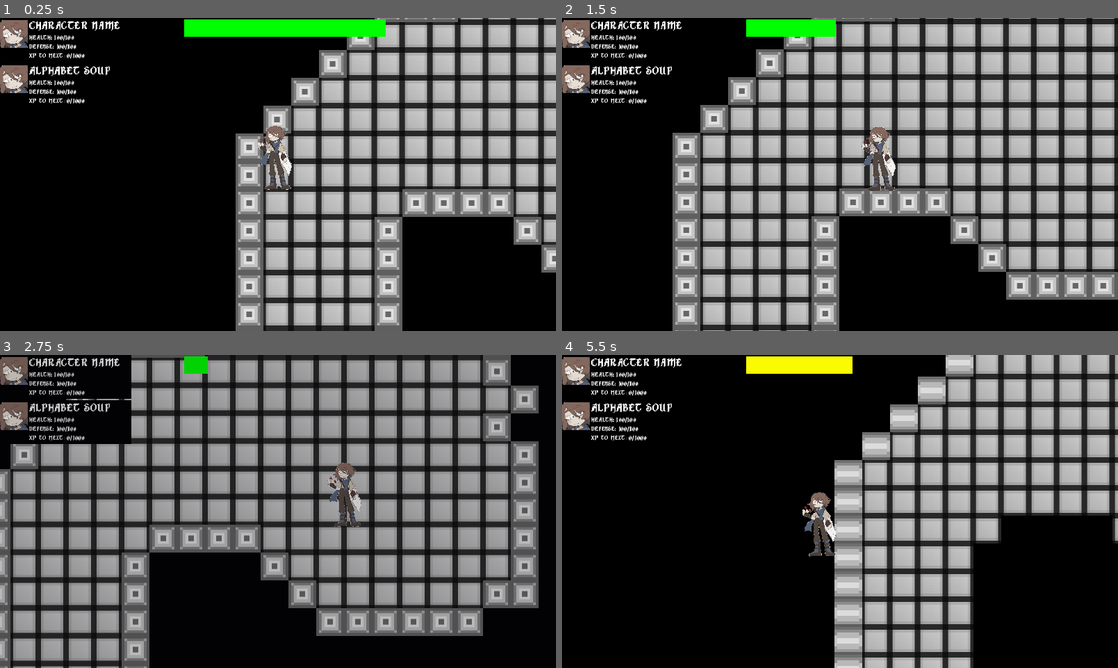
Above: before the commit, frames 1-4 (two rows, left to right).
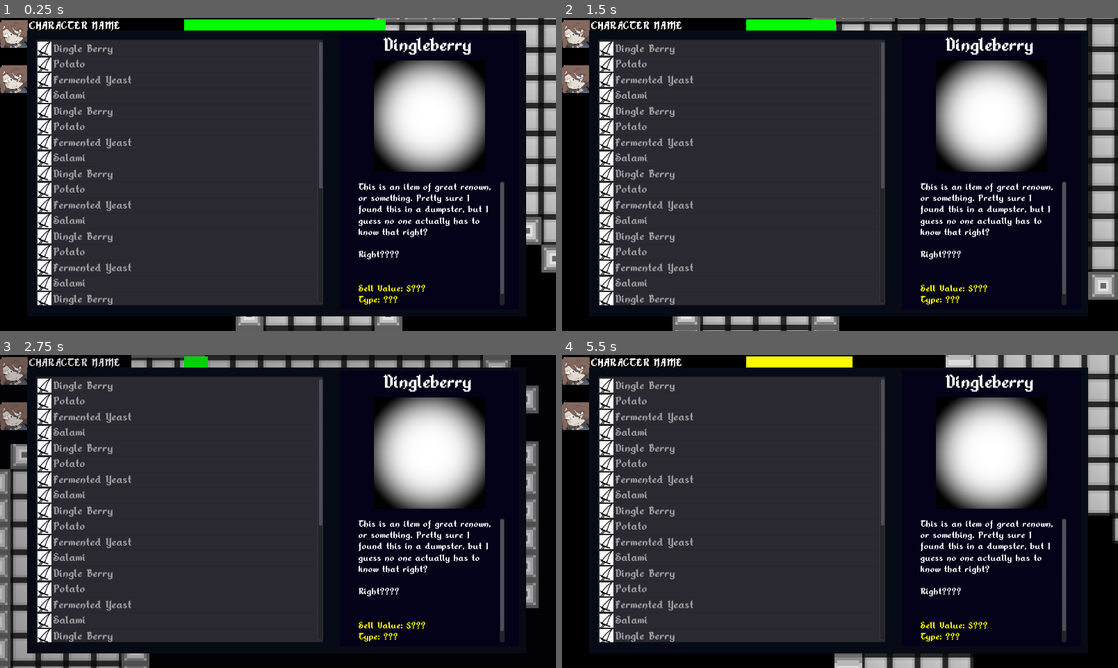
Above: after the commit, the same moments.

Repository: Xpost2000/G.G.D.C.-Team-Project
Game: Godot game, scene res://main_scene/MainGameScreen.tscn
Two runs of this game, one before a commit and one after it. Both use one fixed random seed, a clock stepped at 60 frames per second and the inputs below.
Inputs:
- Up to frame 1 (0.25 s): no input
- Up to frame 2 (1.5 s): tap Enter at 0.5 s; hold Right (ui_right) 0.53-1.28 s; hold Shift (game_sprinting_action) 0.53-1.28 s; hold Down (ui_down) from 1.28 s (still down); tap Shift (game_sprinting_action) at 1.35 s
- Up to frame 3 (2.75 s): release Down (ui_down) at 2.03 s; hold Right (ui_right) from 2.03 s (still down); hold Shift (game_sprinting_action) from 2.03 s (still down)
- Up to frame 4 (5.5 s): release Right (ui_right) at 2.78 s; release Shift (game_sprinting_action) at 2.78 s; hold Up (ui_up) 2.78-3.53 s; tap Shift (game_sprinting_action) at 2.85, 4.35 s; hold Shift (game_sprinting_action) 3.53-4.28 s; hold Left (ui_left) 3.53-5.03 s; hold Down (ui_down) from 5.03 s (still down); hold Shift (game_sprinting_action) from 5.03 s (still down)

The runs differ from the first frame. In frame 1, 68% of the frame differs, in the area x 4-95%, y 4-96%; in frame 2, 65%; in frame 3, 67%; in frame 4, 67%.

Commit message:
inventory scaffolding

Diff:
--- /dev/null
+++ b/ui/Inventory.gd
@@ -0,0 +1,22 @@
+extends ColorRect
+
+onready var inventory_item_list = $InventoryItemList;
+
+onready var item_preview_widget = $ItemPreview;
+
+func update_based_on_entity(thing):
+	.please_error_out_because_this_isnt_done_yet();
+
+func _ready():
+	pass
+
+func _on_InventoryItemList_item_activated(index):
+	# empty for now.
+	pass;
+
+func _on_InventoryItemList_nothing_selected():
+	item_preview_widget.set_information("Nothing!", "Can you believe that? Nothing at all!", null);
+
+func _on_InventoryItemList_item_selected(index):
+	var item_name = inventory_item_list.get_item_text(index);
+	item_preview_widget.set_preview_name(item_name);
--- /dev/null
+++ b/ui/ItemPreview.gd
@@ -0,0 +1,23 @@
+extends ColorRect
+
+onready var item_preview_name = $ItemName;
+onready var item_preview_sprite = $ItemPreviewSprite;
+onready var item_preview_description = $ItemDescription;
+
+func set_preview_name(name):
+	item_preview_name.text = name;
+
+func set_preview_description(description):
+	item_preview_description.text = description;
+
+func set_preview_sprite(sprite_texture):
+	if sprite_texture:
+		item_preview_sprite.texture = sprite_texture;
+	else:
+		item_preview_sprite.texture = load("res://images/inventory-icons/previews/preview_unknown_item.png");
+
+func set_information(name, description, preview_texture):
+	print("annoying reminder, use .bbcode later!!!");
+	set_preview_name(name);
+	set_preview_sprite(preview_texture);
+	set_preview_description(description);
--- a/ui/UILayer.gd
+++ b/ui/UILayer.gd
@@ -4,6 +4,13 @@
 onready var stamina_bar = $SprintingStaminaBar;
 onready var stamina_bar_max_dimensions = $SprintingStaminaBar.rect_size;
 onready var ui_dimmer = $DimmerRect;
+onready var inventory_ui = $InventoryUI;
+
+var test_names = ["Dingle Berry", "Potato", "Fermented Yeast", "Salami"];
+func _ready():
+	inventory_ui.get_node("Inventory/InventoryItemList").fixed_icon_size = Vector2(32,32);
+	for i in range(0, 30):
+		inventory_ui.get_node("Inventory/InventoryItemList").add_item(test_names[i % 4], load("res://images/inventory-icons/dumpy_sword.png"));
 
 func _on_PlayerCharacter_report_sprinting_information(stamina_percent, can_sprint, _trying_to_sprint):
 	if can_sprint:
@@ -41,4 +48,3 @@
 				fade_hold_timer += delta;
 			else:
 				fade_hold_timer = 0;
-	pass;
--- a/ui/UILayer.tscn
+++ b/ui/UILayer.tscn
@@ -1,10 +1,13 @@
-[gd_scene load_steps=9 format=2]
+[gd_scene load_steps=16 format=2]
 
 [ext_resource path="res://fonts/Alkhemikal.ttf" type="DynamicFontData" id=1]
 [ext_resource path="res://images/party-icons/main_character_icon.png" type="Texture" id=2]
 [ext_resource path="res://ui/UILayer.gd" type="Script" id=3]
 [ext_resource path="res://ui/DimmerRect.gd" type="Script" id=4]
 [ext_resource path="res://ui/PartyMemberCard.tscn" type="PackedScene" id=5]
+[ext_resource path="res://images/light_blob.png" type="Texture" id=6]
+[ext_resource path="res://ui/Inventory.gd" type="Script" id=7]
+[ext_resource path="res://ui/ItemPreview.gd" type="Script" id=8]
 
 [sub_resource type="DynamicFont" id=1]
 size = 30
@@ -15,6 +18,22 @@
 
 [sub_resource type="Theme" id=3]
 default_font = SubResource( 2 )
+
+[sub_resource type="DynamicFont" id=4]
+size = 30
+use_mipmaps = true
+font_data = ExtResource( 1 )
+
+[sub_resource type="Theme" id=5]
+default_font = SubResource( 4 )
+
+[sub_resource type="DynamicFont" id=6]
+size = 24
+font_data = ExtResource( 1 )
+
+[sub_resource type="DynamicFont" id=7]
+size = 49
+font_data = ExtResource( 1 )
 
 [node name="UILayer" type="CanvasLayer"]
 layer = 0
@@ -119,3 +138,88 @@
 "_edit_use_anchors_": false
 }
 disabled = true
+
+[node name="InventoryUI" type="Control" parent="."]
+margin_left = 63.0
+margin_top = 29.0
+margin_right = 103.0
+margin_bottom = 69.0
+__meta__ = {
+"_edit_use_anchors_": false
+}
+
+[node name="Inventory" type="ColorRect" parent="InventoryUI"]
+margin_right = 1148.0
+margin_bottom = 657.0
+color = Color( 0.0313726, 0.0470588, 0.0901961, 1 )
+script = ExtResource( 7 )
+__meta__ = {
+"_edit_use_anchors_": false
+}
+
+[node name="InventoryItemList" type="ItemList" parent="InventoryUI/Inventory"]
+margin_left = 20.0
+margin_top = 21.0
+margin_right = 681.0
+margin_bottom = 632.0
+theme = SubResource( 5 )
+__meta__ = {
+"_edit_use_anchors_": false
+}
+
+[node name="ItemPreview" type="ColorRect" parent="InventoryUI/Inventory"]
+margin_left = 719.005
+margin_top = 7.66974
+margin_right = 1132.0
+margin_bottom = 641.67
+color = Color( 0.0196078, 0.0117647, 0.0980392, 1 )
+script = ExtResource( 8 )
+__meta__ = {
+"_edit_use_anchors_": false
+}
+
+[node name="ItemDescription" type="RichTextLabel" parent="InventoryUI/Inventory/ItemPreview"]
+margin_left = 43.4938
+margin_top = 339.303
+margin_right = 380.494
+margin_bottom = 624.303
+custom_fonts/normal_font = SubResource( 6 )
+bbcode_enabled = true
+bbcode_text = "This is an item of great renown, or something. Pretty sure I found this in a dumpster, but I guess no one actually has to know that right?
+
+Right????
+
+[color=yellow]
+Sell Value: $???
+Type: ???
+[/color]"
+text = "This is an item of great renown, or something. Pretty sure I found this in a dumpster, but I guess no one actually has to know that right?
+
+Right????
+
+
+Sell Value: $???
+Type: ???
+"
+__meta__ = {
+"_edit_use_anchors_": false
+}
+
+[node name="ItemPreviewSprite" type="Sprite" parent="InventoryUI/Inventory/ItemPreview"]
+position = Vector2( 206.66, 188.295 )
+texture = ExtResource( 6 )
+
+[node name="ItemName" type="Label" parent="InventoryUI/Inventory/ItemPreview"]
+margin_left = 16.991
+margin_top = 1.66284
+margin_right = 387.991
+margin_bottom = 68.6628
+custom_fonts/font = SubResource( 7 )
+text = "Dingleberry"
+align = 1
+__meta__ = {
+"_edit_use_anchors_": false
+}
+[connection signal="item_activated" from="InventoryUI/Inventory/InventoryItemList" to="InventoryUI/Inventory" method="_on_InventoryItemList_item_activated"]
+[connection signal="item_selected" from="InventoryUI/Inventory/InventoryItemList" to="InventoryUI/Inventory" method="_on_InventoryItemList_item_selected"]
+[connection signal="nothing_selected" from="InventoryUI/Inventory/InventoryItemList" to="InventoryUI/Inventory" method="_on_InventoryItemList_nothing_selected"]
Binary file added: images/inventory-icons/dumpy_sword.png
Not shown, added: images/inventory-icons/dumpy_sword.png.import
Binary file added: images/inventory-icons/previews/preview_unknown_item.png
Not shown, added: images/inventory-icons/previews/preview_unknown_item.png.import
Not shown: 3 places in main_scene/MainGameScreen.tscn that only renumber resources
Binary file added: ui/testerbester_angry.png
Not shown, added: ui/testerbester_angry.png.import
